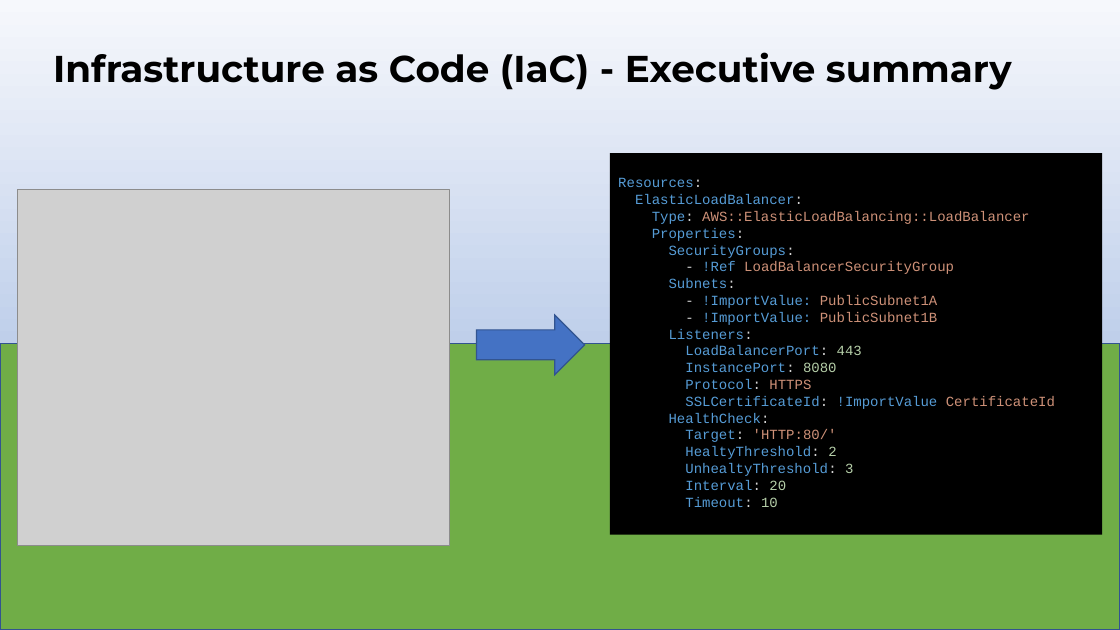
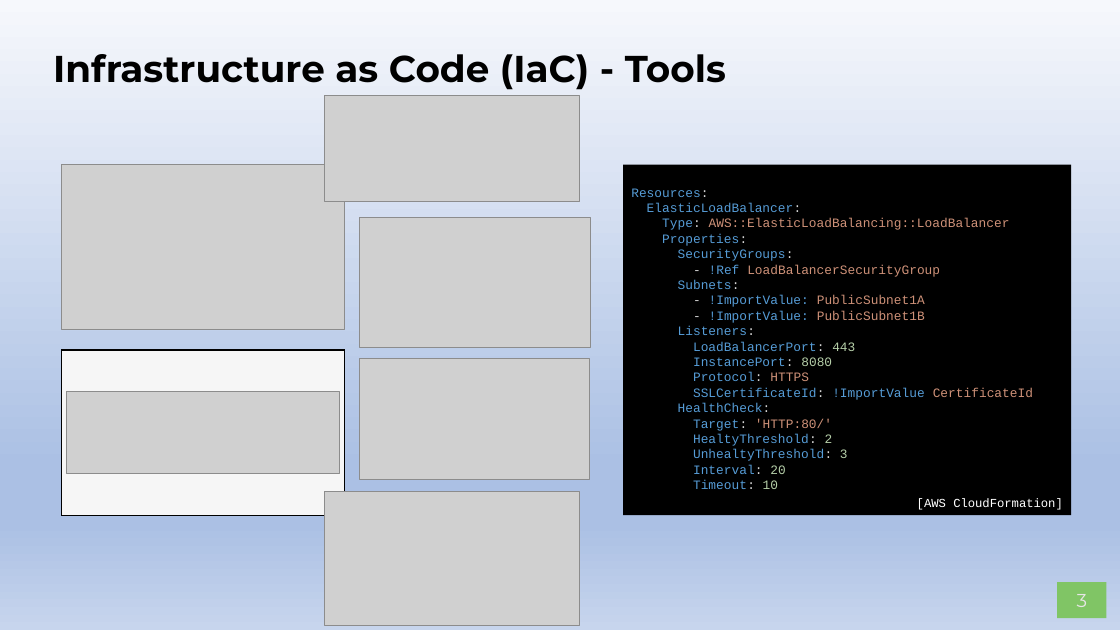
Before and after one commit to AWS-Competence-Group/sessions, a slide deck: slide 3 of 05-infrastructure-as-code/05-infrastructure-as-code.pptx (slide 2 before the commit). Drawn at 1120x630 pixels with LibreOffice and Linux fonts; fonts in the diff are those of the drawing; grey boxes stand for pictures; background and template pictures are left out. Boxes give left, top, right and bottom in pixels: in the first picture for what was removed or moved away, otherwise in the second. Text is boxed around its words. In the diff, an @@ line names an element or a change of style, - is before the commit and + after.

```diff
--- a/05-infrastructure-as-code/05-infrastructure-as-code.pptx
+++ b/05-infrastructure-as-code/05-infrastructure-as-code.pptx
@@ title at [53, 54, 726, 90]: text changed @@
-Infrastructure as Code (IaC) - Executive summary
+Infrastructure as Code (IaC) - Tools
@@ picture added at [325, 96, 580, 202] @@
@@ picture added at [61, 165, 344, 330] @@
@@ rectangle "Resources:": place and size @@
-rectangle "Resources:" at [610, 153, 1102, 534]
+rectangle "Resources:" at [623, 165, 1071, 515]
@@ rectangle "Resources:" at [623, 165, 1071, 515]: size 12 to 11 pt @@
@@ picture removed at [18, 190, 450, 545] @@
@@ picture added at [360, 218, 591, 347] @@
@@ right arrow removed at [476, 315, 585, 375] @@
@@ rectangle removed at [0, 344, 1120, 630] @@
@@ rectangle added at [61, 350, 344, 516], fill #F6F6F6, outline #000000 1 pt @@
@@ picture added at [360, 359, 590, 480] @@
@@ picture added at [66, 392, 339, 474] @@
@@ picture added at [325, 492, 580, 625] @@
@@ text added at [917, 498, 1063, 510], 10.5 pt, text #FFFFFF @@
+[AWS CloudFormation]
@@ page number added at [1058, 582, 1107, 618], fill #80C565, 16 pt, text #E7E6E6 @@
+3
```
Also in this commit, not shown: 2 other slides changed, 1 slide added.
